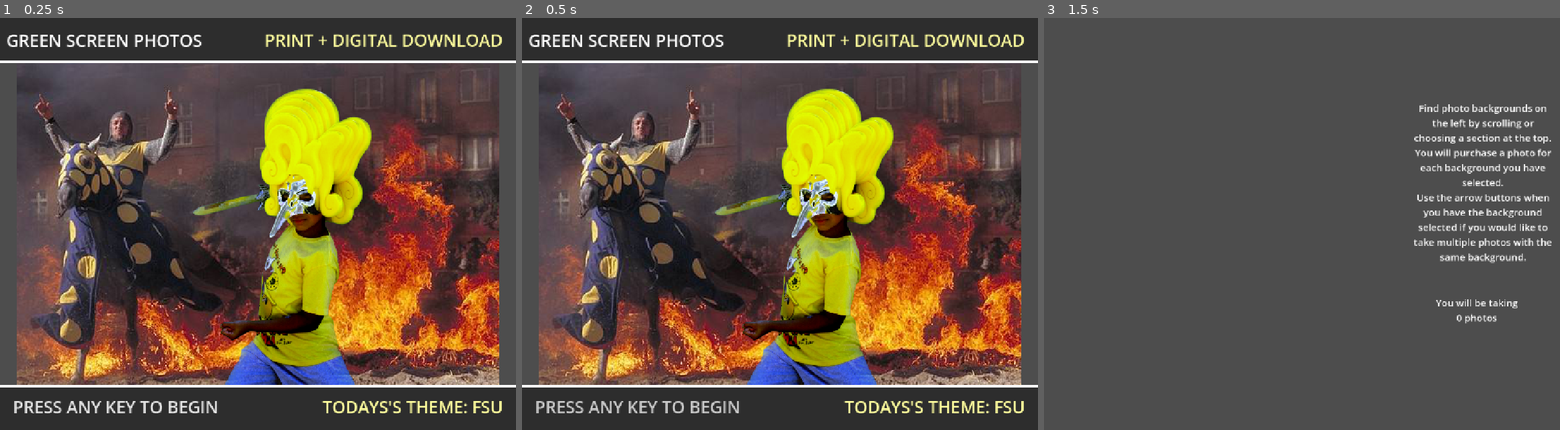
Above: before the commit, frames 1-3 (left to right).
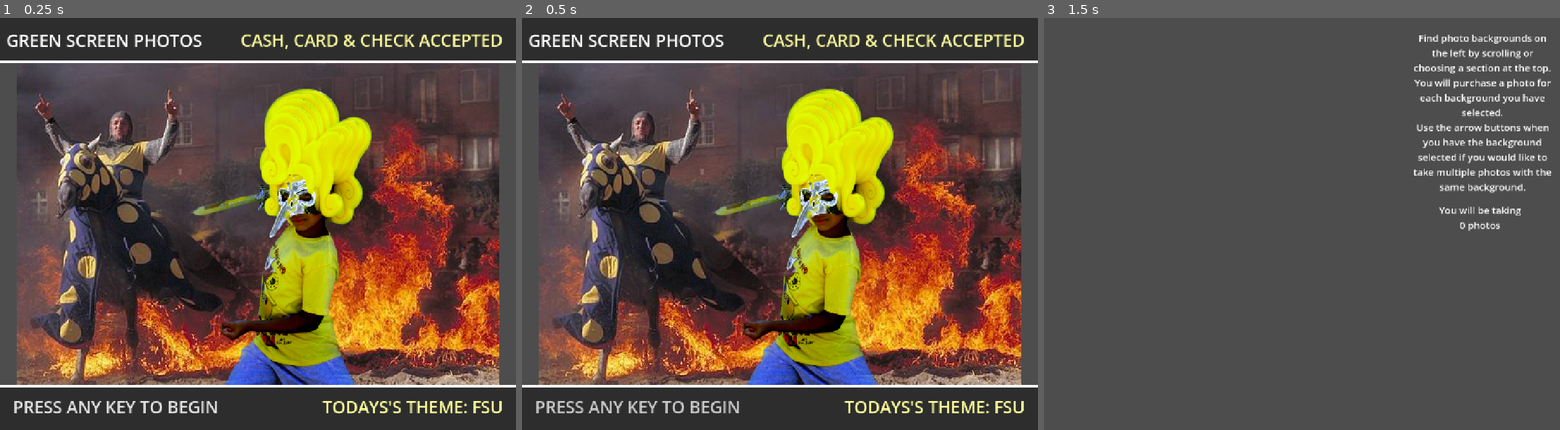
Above: after the commit, the same moments.

Repository: shaneriob-bit/kiosk-client
Game: Godot game, scene res://_scenes/main.tscn
The game is run twice, just before and just after one commit, with the same random seed, the same clock (stepped at 60 frames per second) and the same inputs.
Inputs:
- Up to frame 1 (0.25 s): no input
- Up to frame 2 (0.5 s): no input
- Up to frame 3 (1.5 s): tap Enter at 0.5 s; tap Space at 1.25 s

The runs differ from the first frame. In frame 1, 0.9% of the frame differs, in the area x 46-95%, y 4-8%; in frame 2, 0.9%; in frame 3, 4.6%, in the area x 71-99%, y 4-75%.

Commit message:
ideas made

Diff:
--- a/_scenes/home_ui.tscn
+++ b/_scenes/home_ui.tscn
@@ -105,7 +105,7 @@
 offset_bottom = 33.0
 grow_horizontal = 0
 grow_vertical = 2
-text = "PRINT + DIGITAL DOWNLOAD"
+text = "CASH, CARD & CHECK ACCEPTED"
 label_settings = SubResource("LabelSettings_6igiu")
 horizontal_alignment = 2
 vertical_alignment = 1
--- a/_scenes/order_screen.tscn
+++ b/_scenes/order_screen.tscn
@@ -23,10 +23,10 @@
 anchor_top = 0.5
 anchor_right = 1.0
 anchor_bottom = 0.5
-offset_left = -369.0
-offset_top = -305.0
-offset_right = -13.0
-offset_bottom = 99.0
+offset_left = -370.0
+offset_top = -479.0
+offset_right = -14.0
+offset_bottom = -75.0
 grow_horizontal = 0
 grow_vertical = 2
 theme_override_font_sizes/font_size = 24
@@ -45,10 +45,10 @@
 anchor_top = 0.5
 anchor_right = 1.0
 anchor_bottom = 0.5
-offset_left = -384.0
-offset_top = 197.0
-offset_right = -28.0
-offset_bottom = 231.0
+offset_left = -376.0
+offset_top = -51.0
+offset_right = -20.0
+offset_bottom = 21.0
 grow_horizontal = 0
 grow_vertical = 2
 theme_override_font_sizes/font_size = 24
